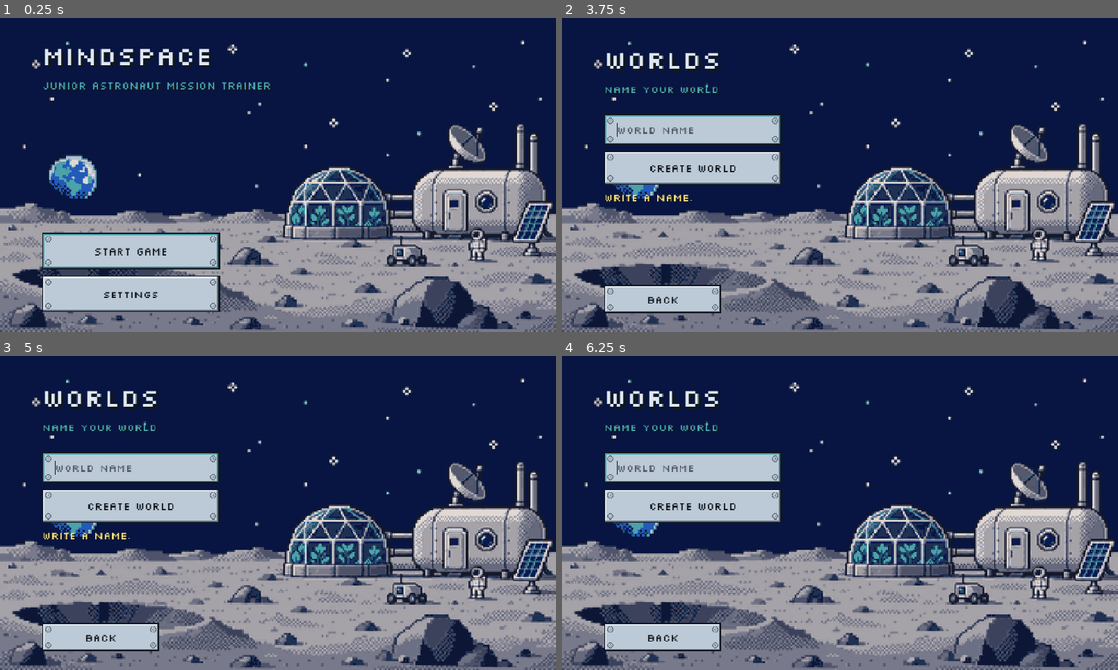
Above: before the commit, frames 1-4 (two rows, left to right).
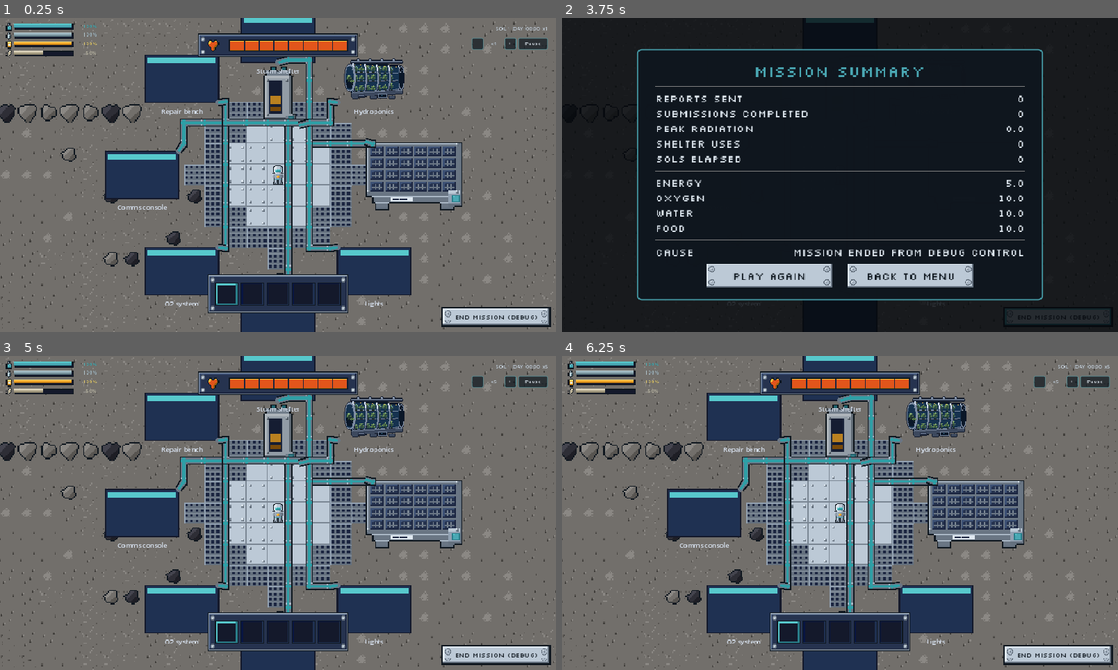
Above: after the commit, the same moments.

Repository: Aurora-Moorealis/MindSpace
Game: Godot game, scene res://scenes/base/base.tscn
The game is run twice, just before and just after one commit, with the same random seed, the same clock (stepped at 60 frames per second) and the same inputs. Before the commit the project starts from res://scenes/welcome/welcome.tscn.
Inputs (mouse positions are in pixels of both pictures, inside the frame that each line leads up to):
- Up to frame 1 (0.25 s): no input
- Up to frame 2 (3.75 s): click (695, 250) at 0.5 s, where only the run before the commit has a clickable "Start game"; click (695, 168) at 1.25 s, where only the run before the commit has a clickable "Create world"; click (1040, 43) at 2 s, where only the run after the commit has a clickable "-"; click (1073, 43) at 2.75 s, where only the run after the commit has a clickable "+"; click (1056, 316) at 3.5 s, where only the run after the commit has a clickable "End mission (debug)"
- Up to frame 3 (5 s): click (205, 613) at 4.25 s, where only the run after the commit has a clickable "Play again"
- Up to frame 4 (6.25 s): click (662, 638) at 5 s, where only the run before the commit has a clickable "Back"; click (695, 588) at 5.75 s, where only the run before the commit has a clickable "Start game"

The runs differ from the first frame. In frame 1, 95% of the frame differs, in the area x 0-100%, y 0-100%; in frame 2, 95%; in frame 3, 95%; in frame 4, 95%.

Commit message:
feat(game): boot into the playable outpost
Point run/main_scene at the base scene so running the game shows the
outpost and its HUD instead of the entry menu. The menu stays reachable
from the mission evaluation.

Archives the boot-into-playable-run change and updates the menu spec.

Diff:
--- a/game/project.godot
+++ b/game/project.godot
@@ -11,7 +11,7 @@
 [application]
 
 config/name="MindSpace"
-run/main_scene="res://scenes/welcome/welcome.tscn"
+run/main_scene="res://scenes/base/base.tscn"
 config/features=PackedStringArray("4.7", "Forward Plus")
 config/icon="res://icon.svg"
 
Not shown, added: openspec/changes/archive/2026-11-15-boot-into-playable-run/design.md
Not shown, added: openspec/changes/archive/2026-11-15-boot-into-playable-run/proposal.md
Not shown, added: openspec/changes/archive/2026-11-15-boot-into-playable-run/specs/menu/spec.md
Not shown, added: openspec/changes/archive/2026-11-15-boot-into-playable-run/tasks.md
Not shown, changed: openspec/specs/menu/spec.md
